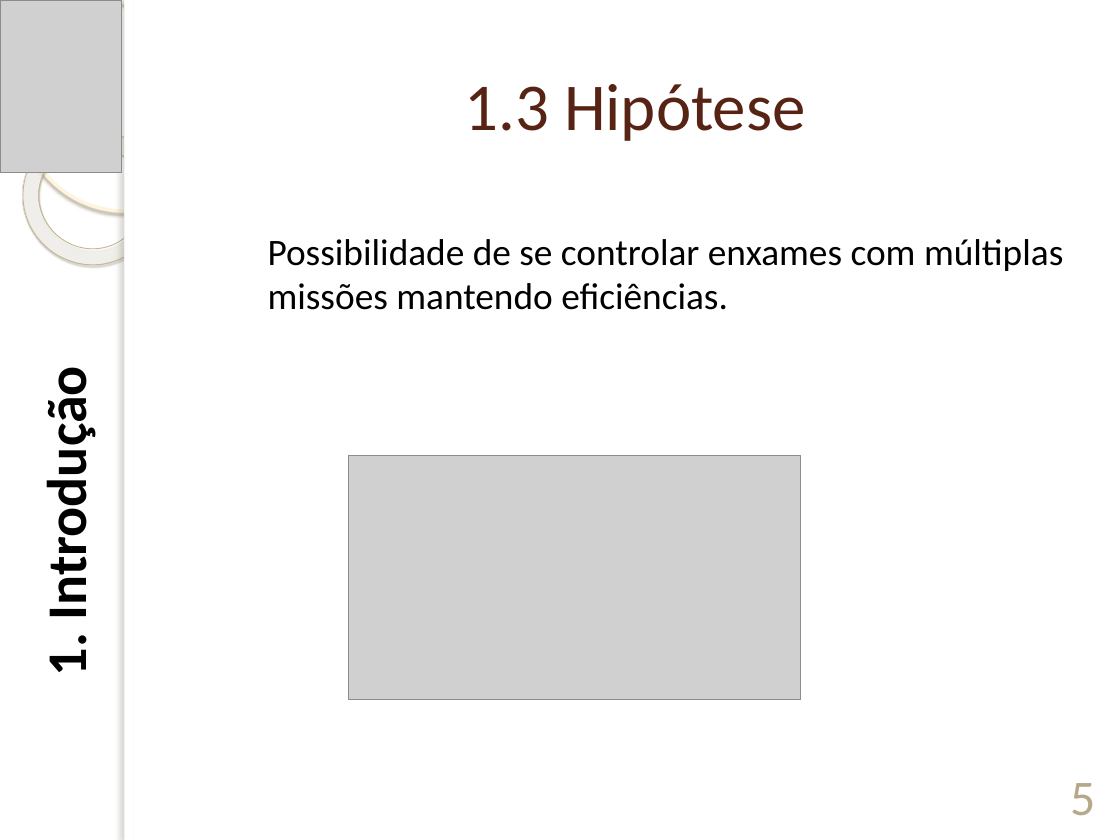
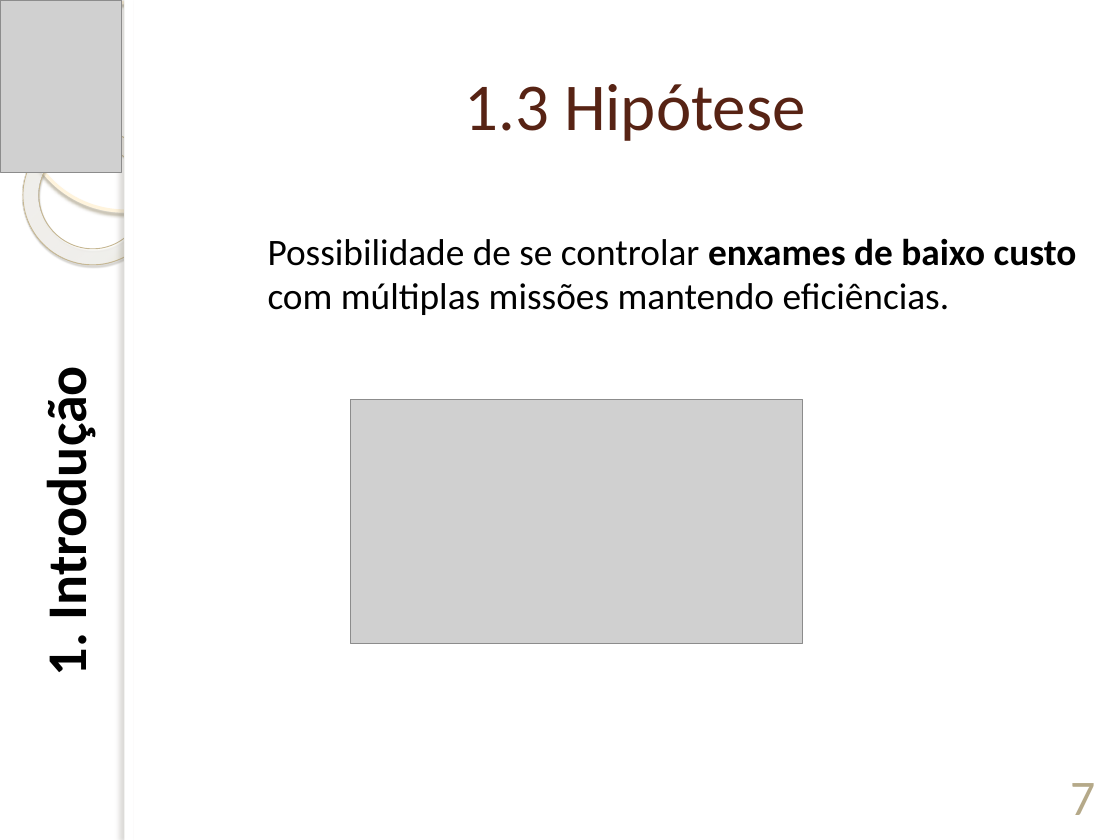
Before and after one commit to wanderok/Doutorado, a slide deck: slide 7 of 28-EXAME_DE_QUALIFICACAO/01-DefesaExameQualificacao/ExameDeQualificacao-WanderMMartins.pptx (slide 5 before the commit). Drawn at 1120x840 pixels with LibreOffice and Linux fonts; fonts in the diff are those of the drawing; grey boxes stand for pictures; background and template pictures are left out. Boxes give left, top, right and bottom in pixels: in the first picture for what was removed or moved away, otherwise in the second. Text is boxed around its words. In the diff, an @@ line names an element or a change of style, - is before the commit and + after.

```diff
--- a/28-EXAME_DE_QUALIFICACAO/01-DefesaExameQualificacao/ExameDeQualificacao-WanderMMartins.pptx
+++ b/28-EXAME_DE_QUALIFICACAO/01-DefesaExameQualificacao/ExameDeQualificacao-WanderMMartins.pptx
@@ text at (x1=268, y1=238, x2=1077, y2=315): text changed @@
-    Possibilidade de se controlar enxames com múltiplas missões mantendo eficiências.
+    Possibilidade de se controlar enxames de baixo custo com múltiplas missões mantendo eficiências.
@@ picture moved from (x1=348, y1=455, x2=801, y2=699) to (x1=351, y1=399, x2=803, y2=643) @@
@@ page number at (x1=1070, y1=783, x2=1095, y2=815): text changed @@
-5
+7
```
Also in this commit, not shown: 7 other slides changed, 2 slides added, 2 other files.
